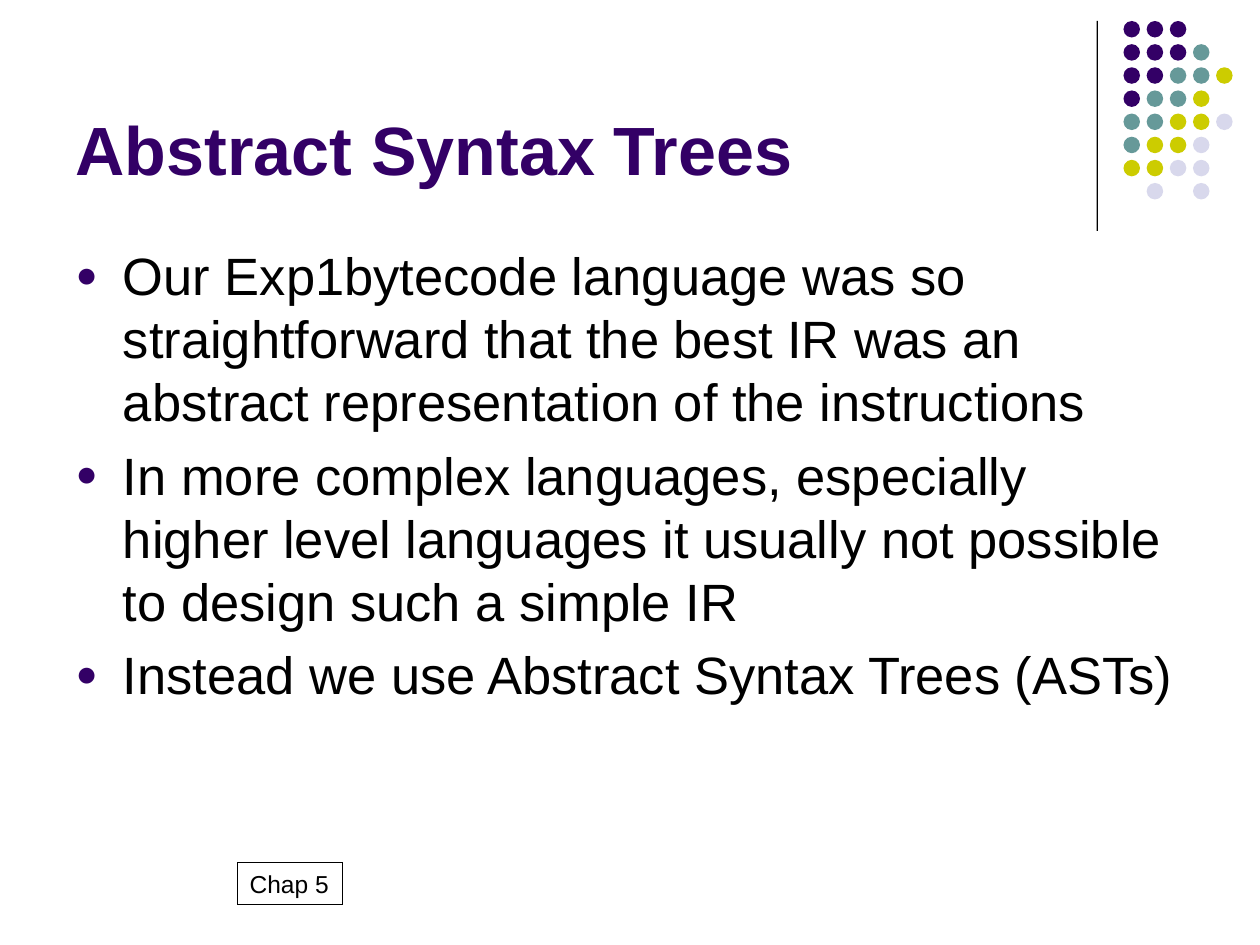
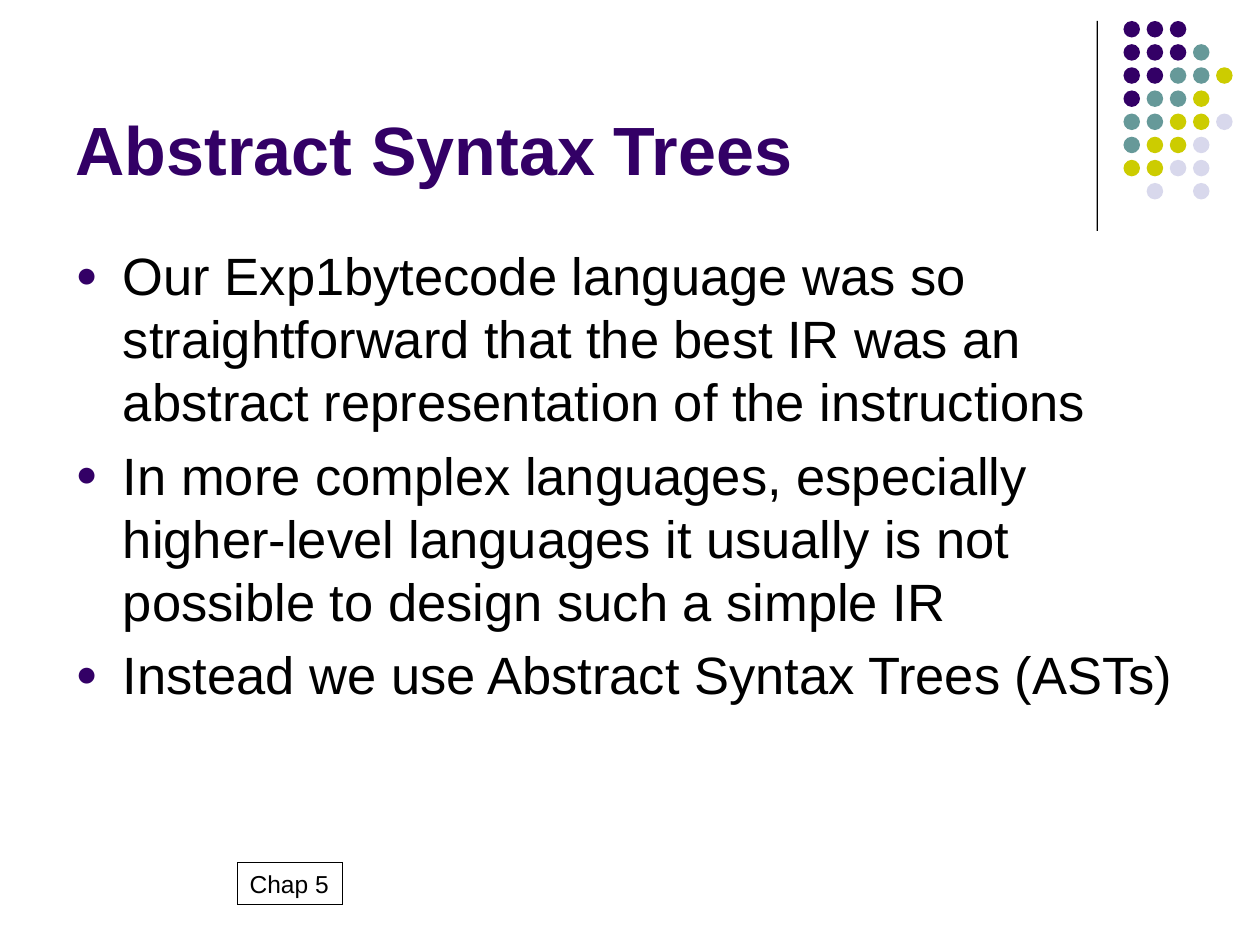
Before and after one commit to lutzhamel/CSC402, a slide deck: slide 1 of notes/csc402-ln006.pptx. Drawn at 1260x945 pixels with LibreOffice and Linux fonts; fonts in the diff are those of the drawing. Boxes give left, top, right and bottom in pixels: in the first picture for what was removed or moved away, otherwise in the second. Text is boxed around its words. In the diff, an @@ line names an element or a change of style, - is before the commit and + after.

```diff
--- a/notes/csc402-ln006.pptx
+++ b/notes/csc402-ln006.pptx
@@ text at (123, 457, 1026, 632): text changed @@
-● In more complex languages, especially higher level languages it usually not possible to design such a simple IR
+● In more complex languages, especially higher-level languages it usually is not possible to design such a simple IR
```
Also in this commit, not shown: 3 other slides changed, 1 slide added, 5 other files.
